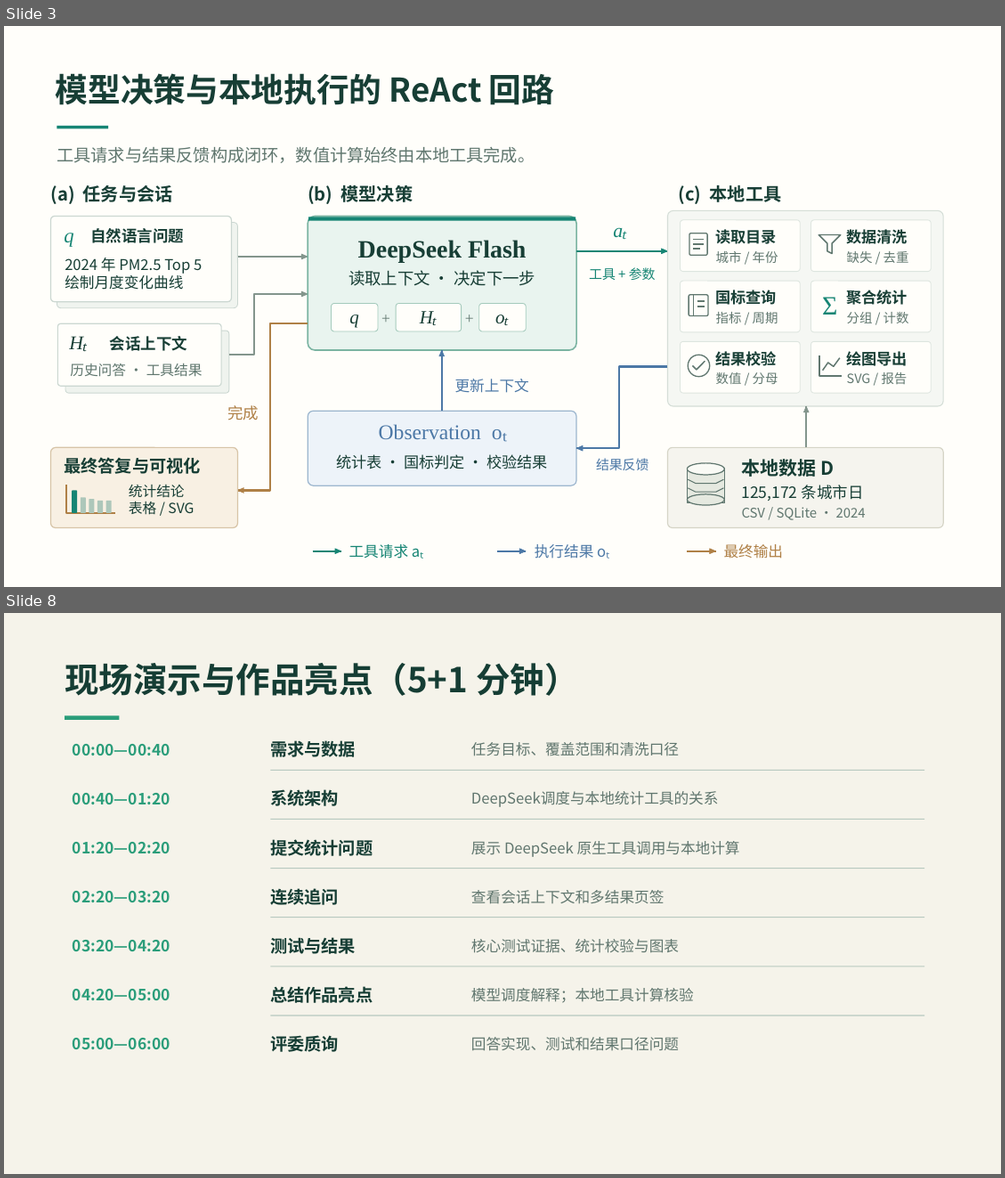
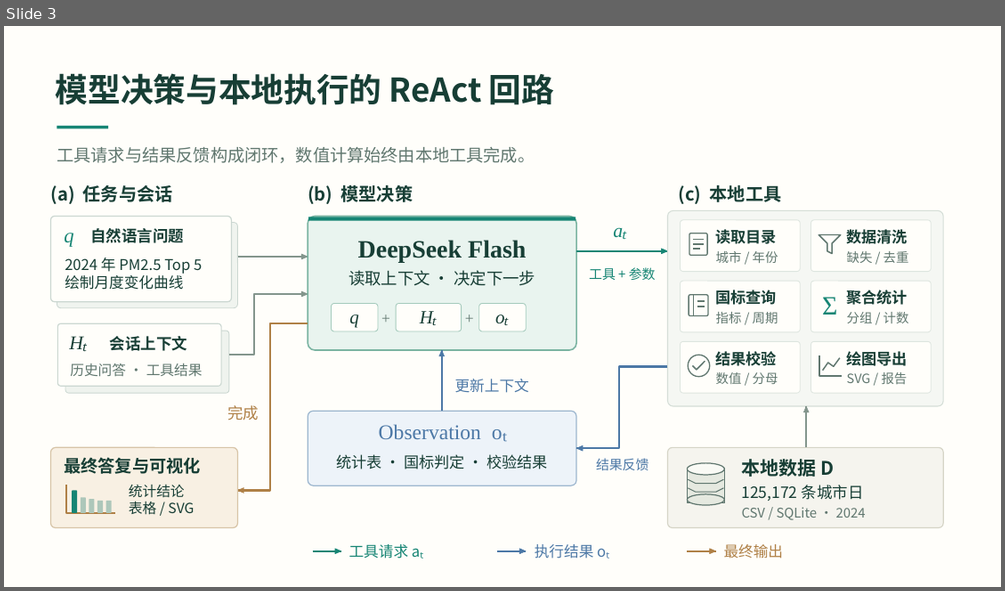
Before and after one commit to liujiting123/AirScope, a slide deck: docs/参赛答辩.pptx. Shown one above the other, each under a label of ours: slides 3 and 8 before the commit, slide 3 after it; the slides between them are not shown. The pictures are 1005x1178 and 1005x591 pixels, drawn with LibreOffice and Linux fonts; fonts in the diff are those of the drawing. Boxes give left, top, right and bottom in pixels: in the first picture for what was removed or moved away, otherwise in the second. Text is boxed around its words. In the diff, an @@ line names an element or a change of style, - is before the commit and + after.

```diff
--- a/docs/参赛答辩.pptx
+++ b/docs/参赛答辩.pptx
@@ slide 8 removed at [4,613,1001,1174], background #F5F3EA @@
@@ text removed at [65,663,578,696] @@
-现场演示与作品亮点（5+1 分钟）
@@ rectangle removed at [65,716,119,720] @@
@@ text removed at [73,744,170,755] @@
-00:00—00:40
@@ text removed at [270,740,356,757] @@
-需求与数据
@@ text removed at [471,742,679,756] @@
-任务目标、覆盖范围和清洗口径
@@ rectangle removed at [270,770,924,770] @@
@@ text removed at [73,793,170,804] @@
-00:40—01:20
@@ text removed at [270,789,339,806] @@
-系统架构
@@ text removed at [471,791,719,807] @@
-DeepSeek调度与本地统计工具的关系
@@ rectangle removed at [270,819,924,819] @@
@@ text removed at [73,842,170,853] @@
-01:20—02:20
@@ text removed at [270,839,372,856] @@
-提交统计问题
@@ text removed at [471,841,740,857] @@
-展示 DeepSeek 原生工具调用与本地计算
@@ rectangle removed at [270,868,924,868] @@
@@ text removed at [73,891,170,903] @@
-02:20—03:20
@@ text removed at [270,888,339,905] @@
-连续追问
@@ text removed at [471,890,664,904] @@
-查看会话上下文和多结果页签
@@ rectangle removed at [270,916,924,917] @@
@@ text removed at [73,940,170,952] @@
-03:20—04:20
@@ text removed at [270,937,356,954] @@
-测试与结果
@@ text removed at [471,939,679,953] @@
-核心测试证据、统计校验与图表
@@ rectangle removed at [270,966,924,966] @@
@@ text removed at [270,986,372,1003] @@
-总结作品亮点
@@ text removed at [73,989,170,1001] @@
-04:20—05:00
@@ text removed at [471,988,694,1003] @@
-模型调度解释；本地工具计算核验
@@ text removed at [73,1038,170,1050] @@
-05:00—06:00
@@ rectangle removed at [270,1015,924,1016] @@
@@ text removed at [270,1035,339,1052] @@
-评委质询
@@ text removed at [471,1037,679,1051] @@
-回答实现、测试和结果口径问题
```
Also in this commit, not shown: 10 slides added, 6 other slides removed, 3 other files.
